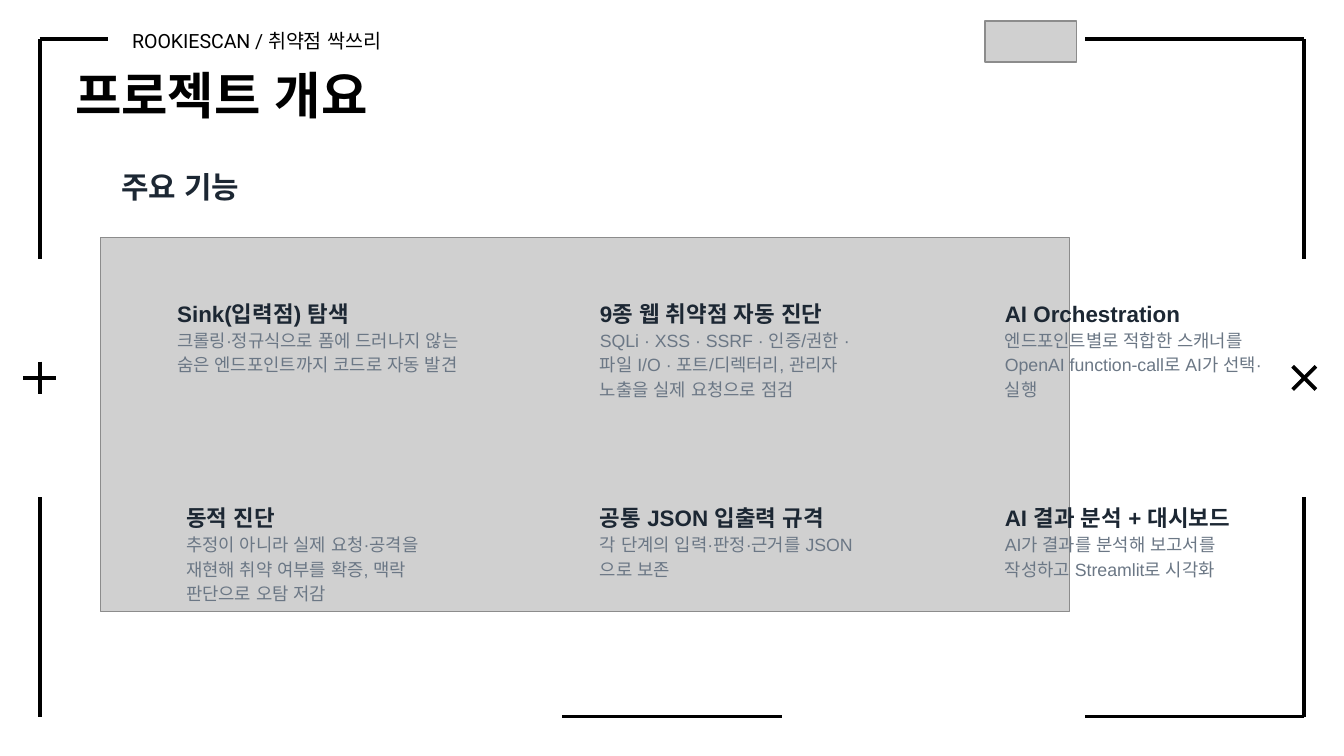
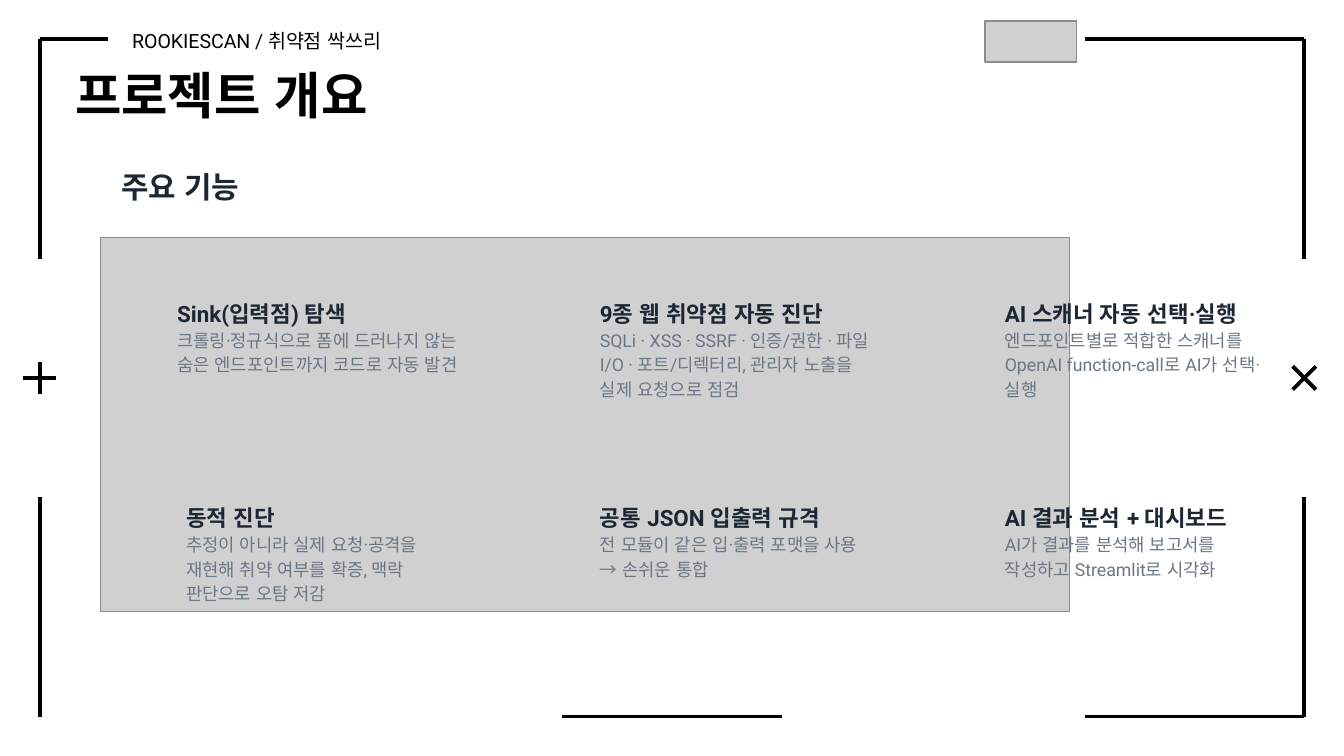
Before and after one commit to Rookies-34-3/Automatic-scanner-tool, a slide deck: slide 4 of 프로젝트 결과보고서_취약점 싹쓰리.pptx. Drawn at 1344x756 pixels with LibreOffice and Linux fonts; fonts in the diff are those of the drawing; grey boxes stand for pictures. Boxes give left, top, right and bottom in pixels: in the first picture for what was removed or moved away, otherwise in the second. Text is boxed around its words. In the diff, an @@ line names an element or a change of style, - is before the commit and + after.

```diff
--- a/프로젝트 결과보고서_취약점 싹쓰리.pptx
+++ b/프로젝트 결과보고서_취약점 싹쓰리.pptx
@@ text at (x1=1005, y1=299, x2=1236, y2=327): text changed; font Arial to Roboto @@
-AI Orchestration
+AI 스캐너 자동 선택·실행
@@ text at (x1=1005, y1=329, x2=1260, y2=376): font Arial to Roboto in "엔드포인트별로 적합한 스캐너를 OpenAI function-call로 AI가 선택·실행" @@
@@ text at (x1=600, y1=507, x2=819, y2=528): font Arial to Roboto in "공통 JSON 입출력 규격" @@
@@ font Arial to Roboto in 4 elements at (x1=177, y1=303, x2=458, y2=372), (x1=186, y1=507, x2=417, y2=602), (x1=600, y1=303, x2=870, y2=397), (x1=1005, y1=504, x2=1227, y2=582) @@
@@ text at (x1=600, y1=536, x2=857, y2=577): text changed; font Arial to Roboto @@
-각 단계의 입력·판정·근거를 JSON으로 보존
+전 모듈이 같은 입·출력 포맷을 사용 → 손쉬운 통합
```
Also in this commit, not shown: 15 other slides changed, 1 slide removed.
